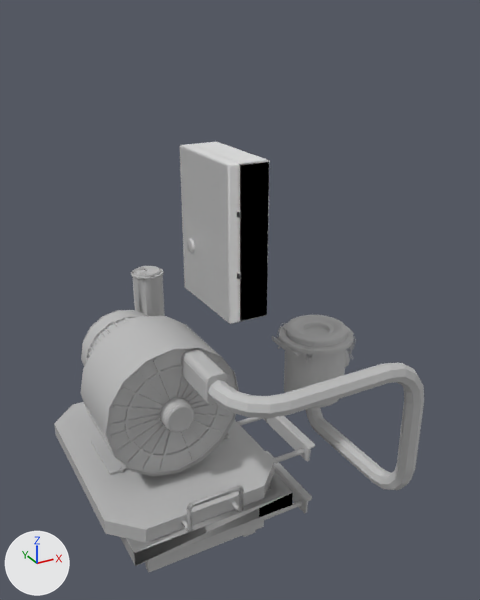
One commit to the FBX model models/aardwolf_all_part_Pump_group_1.fbx: the scene before it, then after it.
Both versions are drawn from a 50 mm camera at (-0.796, -1.491, 1.648) aimed at (-0.005, -0.053, 0.929). The axes (+X, +Y, +Z) are drawn at lower left. The lights are the same throughout. The first picture is the older version. Where no turn or scale is listed for an object, it has been applied to the vertices. Vertices at exactly the same position are counted once.

The older version as bpy lines, for what is in view:
```python
me_mesh = bpy.data.meshes.new('Mesh')
me_mesh.from_pydata(...)  # 176 vertices, 348 faces; spans x -0.27..0.272, y -0.259..0.224, z -0.48..-0.015
me_mesh.materials.append(mat_material__14)  # light grey #c0c0c0
me_mesh_001 = bpy.data.meshes.new('Mesh.001')
me_mesh_001.from_pydata(...)  # 203 vertices, 158 faces; spans x -0.059..0.059, y -0.142..0.142, z 0.0..0.407
me_mesh_001.materials.append(mat_материал_005)  # white #e7e7e7
me_mesh_004 = bpy.data.meshes.new('Mesh.004')
me_mesh_004.from_pydata(...)  # 4156 vertices, 8220 faces; spans x -0.115..0.115, y -0.115..0.115, z 0.0..0.26
me_mesh_004.materials.append(mat_material__14)  # light grey #c0c0c0
ob_aardwolf_all_part_obj116 = bpy.data.objects.new('aardwolf_all_part_obj116', me_mesh)
ob_aardwolf_all_part_obj116.location = (0.042, -0.199, 0.882)
ob_aardwolf_all_part_obj156 = bpy.data.objects.new('aardwolf_all_part_obj156', me_mesh_001)
ob_aardwolf_all_part_obj156.location = (-0.033, -0.01, 0.912)
ob_shape017 = bpy.data.objects.new('Shape017', me_mesh_004)
ob_shape017.location = (0.29, 0.0, 0.501)
# also in view: 'aardwolf_all_part_obj160' at (-0.239, -0.001, 0.653); 'aardwolf_all_part_obj159' at (-0.119, -0.01, 0.362)
```
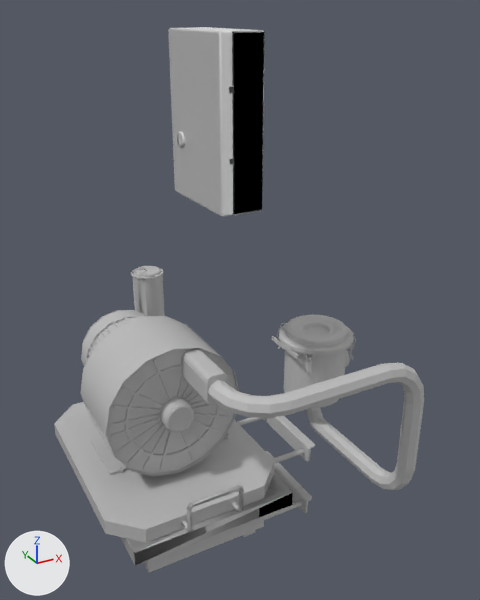
What changed in the scene script:
```text
Change me_mesh_001:
    used by ob_aardwolf_all_part_obj156; location = (-0.033, -0.01, 0.912)
    remove me_mesh_001.from_pydata(...)  # 203 vertices, 158 faces; spans x -0.059..0.059, y -0.142..0.142, z 0.0..0.407
    add me_mesh_001.from_pydata(...)  # 203 vertices, 158 faces; spans x -0.077..0.04, y -0.142..0.142, z -0.203..0.203
    me_mesh_001 part 1: the whole mesh is moved by (-0.018, 0.0, -0.203)
Change ob_aardwolf_all_part_obj156:
    ob_aardwolf_all_part_obj156.location: (-0.033, -0.01, 0.912) -> (-0.033, -0.01, 1.4)
```

Boxes (x1, y1, x2, y2) around the edits, measured in the pictures (480 x 600 px):
'aardwolf_all_part_obj156', moved
    before: (180, 142, 270, 324)
    after: (168, 27, 265, 217)
